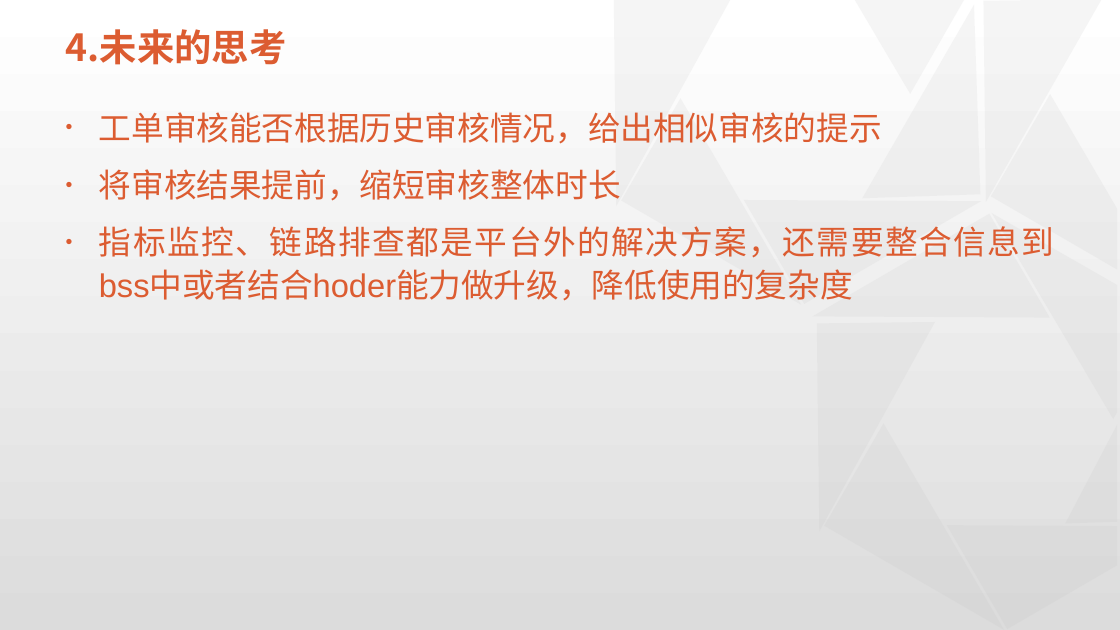
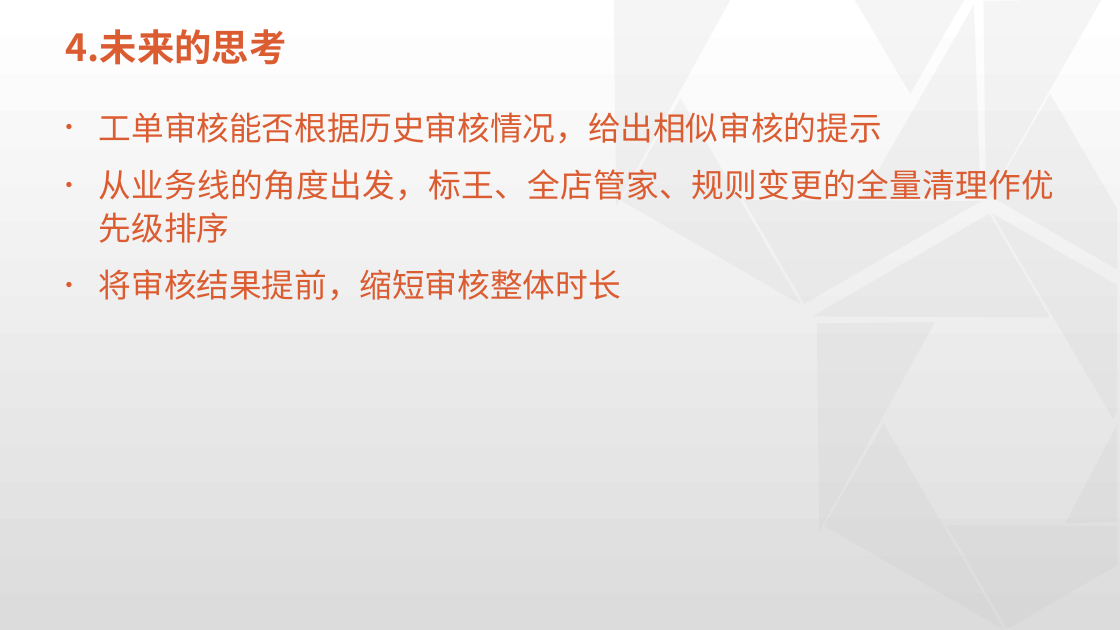
Before and after one commit to physicsLoveJava/java-miscellaneous, a slide deck: slide 23 of tech-interview/a-task/实习总结预展示板-新版.pptx. Drawn at 1120x630 pixels with LibreOffice and Linux fonts; fonts in the diff are those of the drawing; background and template pictures are left out. Boxes give left, top, right and bottom in pixels: in the first picture for what was removed or moved away, otherwise in the second. Text is boxed around its words. In the diff, an @@ line names an element or a change of style, - is before the commit and + after.

```diff
--- a/tech-interview/a-task/实习总结预展示板-新版.pptx
+++ b/tech-interview/a-task/实习总结预展示板-新版.pptx
@@ text at box(99, 169, 1054, 243): paragraph added @@
+• 从业务线的角度出发，标王、全店管家、规则变更的全量清理作优先级排序
@@ text at box(99, 226, 1055, 301): paragraph removed @@
-• 指标监控、链路排查都是平台外的解决方案，还需要整合信息到bss中或者结合hoder能力做升级，降低使用的复杂度
```
Also in this commit, not shown: 10 other slides changed, 4 slides added, 2 slides removed.
